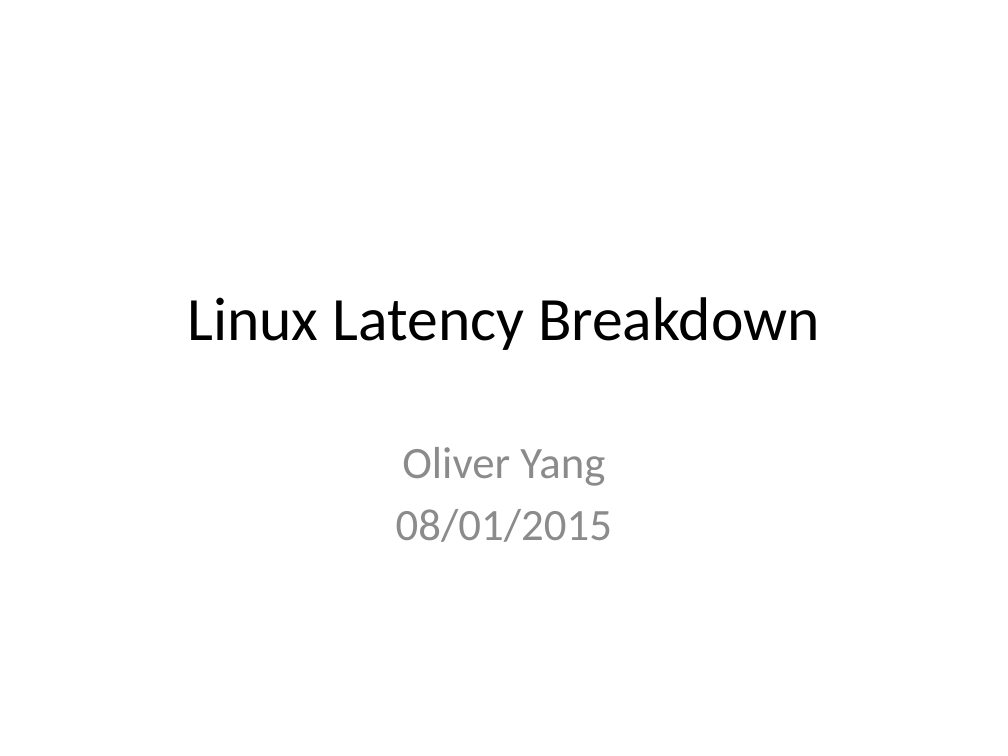
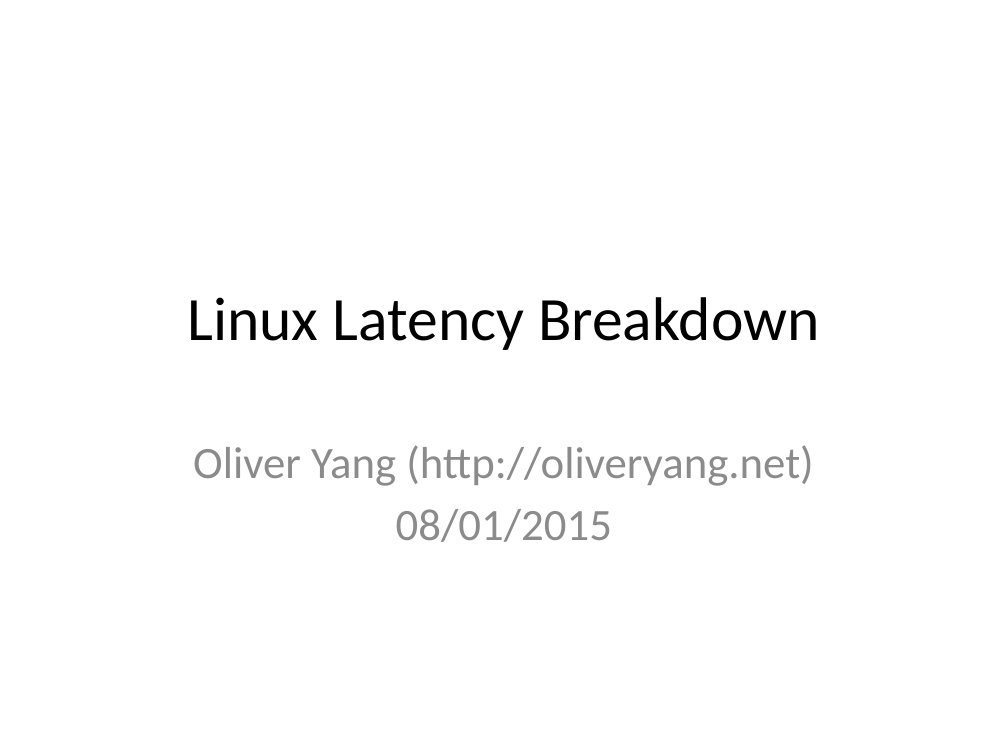
Before and after one commit to yangoliver/mydoc, a slide deck: slide 1 of slides/2016/linux_latency_breakdown.pptx. Drawn at 1008x756 pixels with LibreOffice and Linux fonts; fonts in the diff are those of the drawing. Boxes give left, top, right and bottom in pixels: in the first picture for what was removed or moved away, otherwise in the second. Text is boxed around its words. In the diff, an @@ line names an element or a change of style, - is before the commit and + after.

```diff
--- a/slides/2016/linux_latency_breakdown.pptx
+++ b/slides/2016/linux_latency_breakdown.pptx
@@ subtitle at [193, 445, 814, 486]: text changed @@
-Oliver Yang
+Oliver Yang (http://oliveryang.net)
```
Also in this commit, not shown: 9 other slides changed, 4 slides removed.
